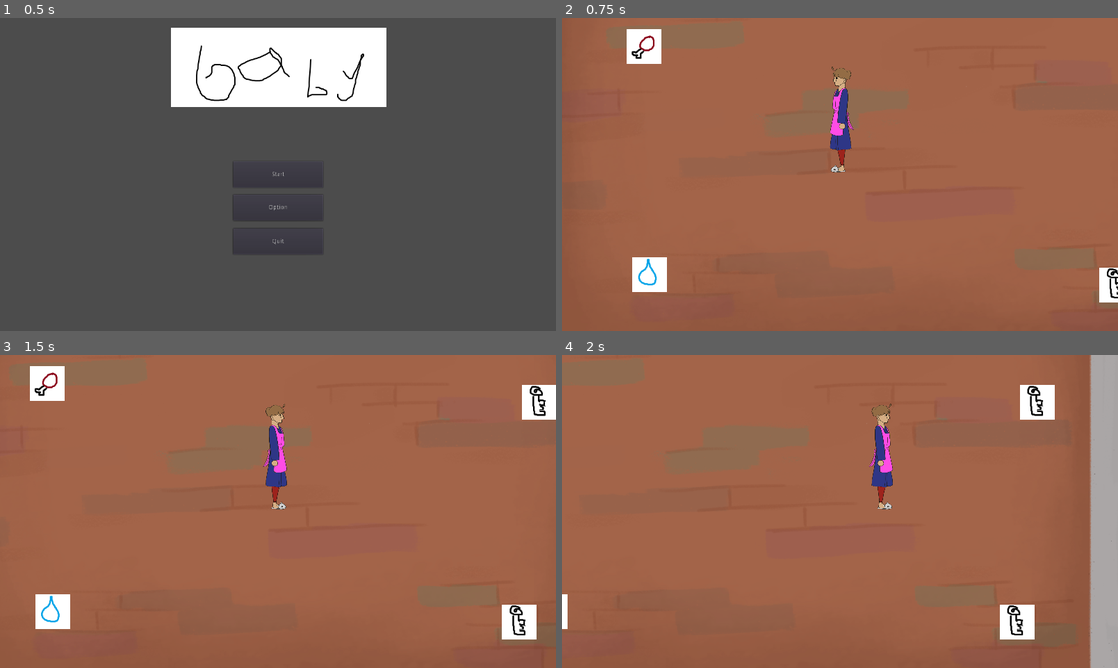
Above: before the commit, frames 1-4 (two rows, left to right).
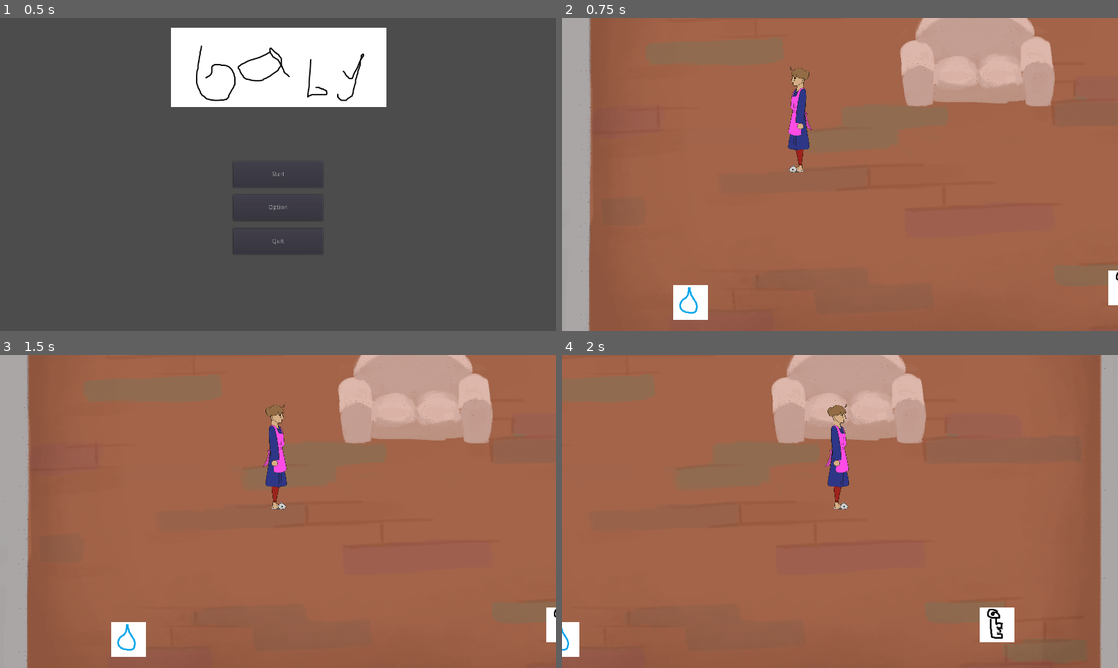
Above: after the commit, the same moments.

Repository: okay-cam/raising_kids
Game: Godot game, scene res://src/start_menu.tscn
Same seed, same stepped clock (60 frames per second), same inputs: the game is played once before the commit and once after it.
Inputs (mouse positions are in pixels of both pictures, inside the frame that each line leads up to):
- Up to frame 1 (0.5 s): no input
- Up to frame 2 (0.75 s): click "Start" at 0.5 s
- Up to frame 3 (1.5 s): tap Enter at 1.25 s; move the mouse to (400, 495) at 1.27 s; hold D (right) from 1.28 s (still down); click (400, 495) at 1.35 s
- Up to frame 4 (2 s): keep holding D (right)

Frame 1 is identical in both runs. In frame 2, 16% of the frame differs, in the area x 0-100%, y 0-100%; in frame 3, 16%; in frame 4, 12%.

Commit message:
furniture added, difficulty changes

Diff:
--- a/default_bus_layout.tres
+++ /dev/null
@@ -1,15 +0,0 @@
-[gd_resource type="AudioBusLayout" format=2]
-
-[resource]
-bus/1/name = "Music"
-bus/1/solo = false
-bus/1/mute = false
-bus/1/bypass_fx = false
-bus/1/volume_db = 0.0
-bus/1/send = "Master"
-bus/2/name = "SFX"
-bus/2/solo = false
-bus/2/mute = false
-bus/2/bypass_fx = false
-bus/2/volume_db = 0.0
-bus/2/send = "Master"
--- a/project.godot
+++ b/project.godot
@@ -16,6 +16,10 @@
 
 config/name="RaisingKids"
 run/main_scene="res://src/start_menu.tscn"
+
+[audio]
+
+default_bus_layout=""
 
 [display]
 
@@ -76,6 +80,7 @@
 2d_physics/layer_4="Item"
 2d_physics/layer_5="Child"
 2d_physics/layer_6="ChildItemArea"
+2d_physics/layer_7="Furniture"
 
 [rendering]
 
--- a/src/Child.gd
+++ b/src/Child.gd
@@ -42,9 +42,9 @@
 # REQUESTS
 
 # time between requests !!unused atm
-const CHILL_TIME := 5.0
+const CHILL_TIME := 3.0
 # time to complete request
-const SERVE_TIME := 20.0
+const SERVE_TIME := 22.0
 
 # number of requests until aging (except adult)
 const TOTAL_REQUESTS := 2
--- a/src/Child.tscn
+++ b/src/Child.tscn
@@ -70,7 +70,7 @@
 
 [node name="Child" type="KinematicBody2D" groups=["Child", "Reset"]]
 collision_layer = 16
-collision_mask = 3
+collision_mask = 67
 script = ExtResource( 3 )
 
 [node name="Sprite" type="AnimatedSprite" parent="."]
--- a/src/ChildSpawner.gd
+++ b/src/ChildSpawner.gd
@@ -7,6 +7,9 @@
 # first open door & run timer to spawn child
 # spawn child and run timer to close door
 # close door
+
+func _ready():
+	$Sprite.play("closed")
 
 func start():
 	$Sprite.play("open")
--- a/src/ChildSpawner.tscn
+++ b/src/ChildSpawner.tscn
@@ -21,8 +21,9 @@
 script = ExtResource( 1 )
 
 [node name="Sprite" type="AnimatedSprite" parent="."]
+scale = Vector2( 0.5, 1 )
 frames = SubResource( 1 )
-animation = "open"
+animation = "closed"
 
 [node name="SpawnChild" type="Timer" parent="."]
 wait_time = 0.3
--- /dev/null
+++ b/src/Couch.tscn
@@ -0,0 +1,19 @@
+[gd_scene load_steps=3 format=2]
+
+[ext_resource path="res://assets/environment/couch.png" type="Texture" id=1]
+
+[sub_resource type="RectangleShape2D" id=1]
+extents = Vector2( 257, 84 )
+
+[node name="Couch" type="StaticBody2D"]
+scale = Vector2( 0.5, 0.5 )
+collision_layer = 64
+collision_mask = 17
+
+[node name="Sprite" type="Sprite" parent="."]
+position = Vector2( 1.5, -190 )
+texture = ExtResource( 1 )
+
+[node name="Collision" type="CollisionShape2D" parent="."]
+position = Vector2( -2.5, -90.5 )
+shape = SubResource( 1 )
--- a/src/Level.tscn
+++ b/src/Level.tscn
@@ -9,6 +9,7 @@
 [ext_resource path="res://src/Level.gd" type="Script" id=7]
 [ext_resource path="res://assets/music/nursery_gameplay_loop.wav" type="AudioStream" id=8]
 [ext_resource path="res://assets/environment/floore.png" type="Texture" id=9]
+[ext_resource path="res://src/Couch.tscn" type="PackedScene" id=10]
 
 [node name="Level" type="Node2D" groups=["Reset"]]
 position = Vector2( 0, 1 )
@@ -21,8 +22,11 @@
 z_index = 1
 z_as_relative = false
 
+[node name="Couch" parent="YSort" instance=ExtResource( 10 )]
+position = Vector2( 127, -77 )
+
 [node name="Player" parent="YSort" instance=ExtResource( 1 )]
-position = Vector2( -55.413, 84 )
+position = Vector2( -205, 54 )
 
 [node name="Camera2D" type="Camera2D" parent="YSort/Player"]
 current = true
@@ -34,18 +38,18 @@
 script = ExtResource( 6 )
 
 [node name="ItemBox" parent="YSort" instance=ExtResource( 2 )]
-position = Vector2( -406, 268 )
+position = Vector2( -403, 290 )
 item = 1
 
 [node name="ItemBox2" parent="YSort" instance=ExtResource( 2 )]
-position = Vector2( -416, -152 )
+position = Vector2( -489, -271 )
 
 [node name="ItemBox3" parent="YSort" instance=ExtResource( 2 )]
-position = Vector2( 491, -117 )
+position = Vector2( 535, -281 )
 item = 3
 
 [node name="ItemBox4" parent="YSort" instance=ExtResource( 2 )]
-position = Vector2( 454, 287 )
+position = Vector2( 398, 263 )
 item = 4
 
 [node name="Wall" parent="." instance=ExtResource( 3 )]
--- a/src/Player.gd
+++ b/src/Player.gd
@@ -1,6 +1,6 @@
 extends KinematicBody2D
 
-const SPEED := 400
+const SPEED := 475
 var velocity := Vector2.ZERO
 
 # stores the current held item
--- a/src/Player.tscn
+++ b/src/Player.tscn
@@ -27,7 +27,7 @@
 radius = 67.0
 
 [node name="Player" type="KinematicBody2D" groups=["Player", "Reset"]]
-collision_mask = 18
+collision_mask = 82
 script = ExtResource( 1 )
 BulletResource = ExtResource( 5 )
 
Binary file added: assets/environment/couch.png
Not shown, added: assets/environment/couch.png.import
Binary file added: assets/environment/seat_sirsle.png
Not shown, added: assets/environment/seat_sirsle.png.import
Binary file added: assets/environment/seat_square.png
Not shown, added: assets/environment/seat_square.png.import
Binary file added: assets/environment/teatable.png
Not shown, added: assets/environment/teatable.png.import
Not shown: 1 places in src/Level.tscn that only renumber resources
